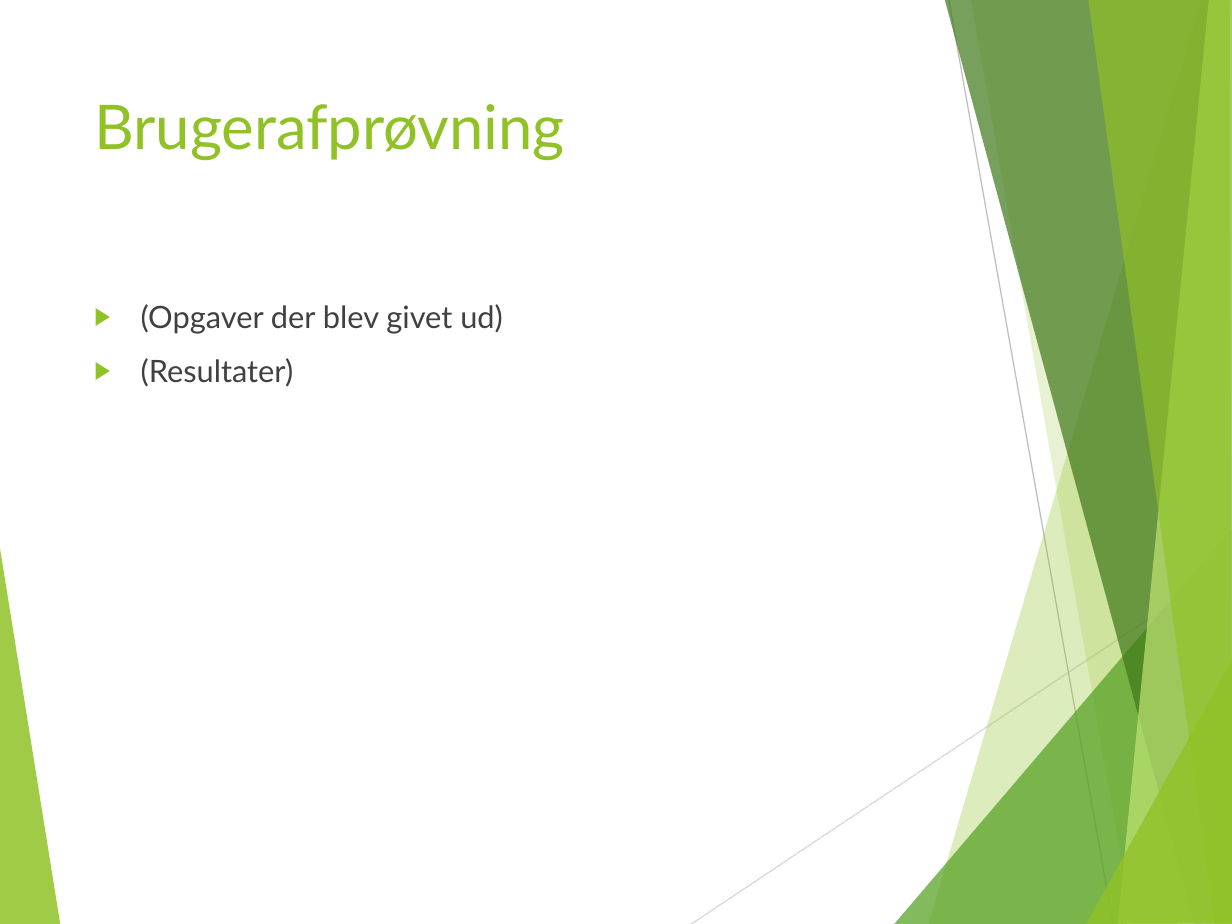
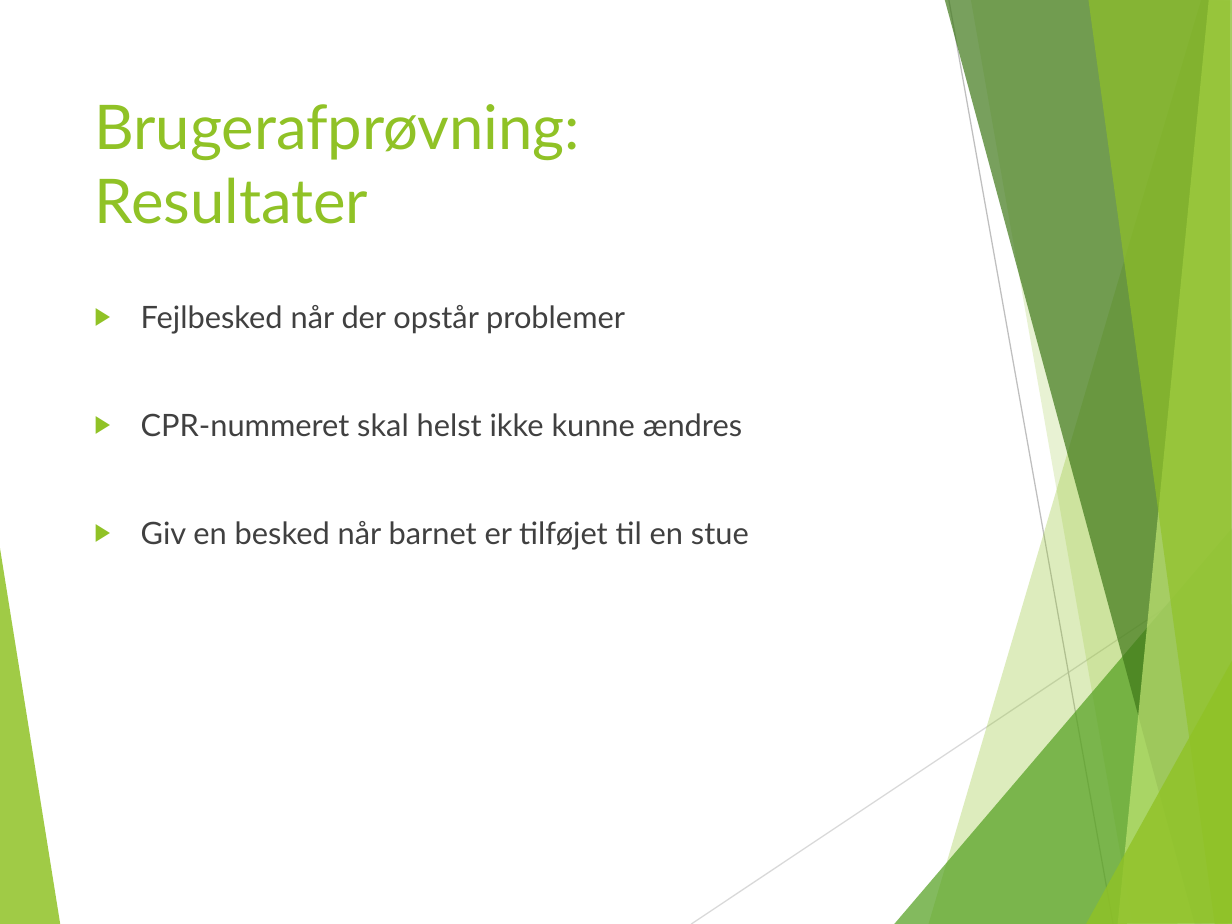
Before and after one commit to anderslatif/RoskildeFrieBornehave, a slide deck: slide 12 of Dias.pptx (slide 11 before the commit). Drawn at 1232x924 pixels with LibreOffice and Linux fonts; fonts in the diff are those of the drawing; background and template pictures are left out. Boxes give left, top, right and bottom in pixels: in the first picture for what was removed or moved away, otherwise in the second. Text is boxed around its words. In the diff, an @@ line names an element or a change of style, - is before the commit and + after.

```diff
--- a/Dias.pptx
+++ b/Dias.pptx
@@ title at box(94, 104, 580, 224): text changed @@
-Brugerafprøvning
+Brugerafprøvning:
+Resultater
@@ text at box(141, 305, 749, 550): text changed @@
-▶ (Opgaver der blev givet ud)
-▶ (Resultater)
+▶ Fejlbesked når der opstår problemer
+▶ CPR-nummeret skal helst ikke kunne ændres
+▶ Giv en besked når barnet er tilføjet til en stue
```
Also in this commit, not shown: 4 other slides changed, 7 slides added, 6 slides removed.
